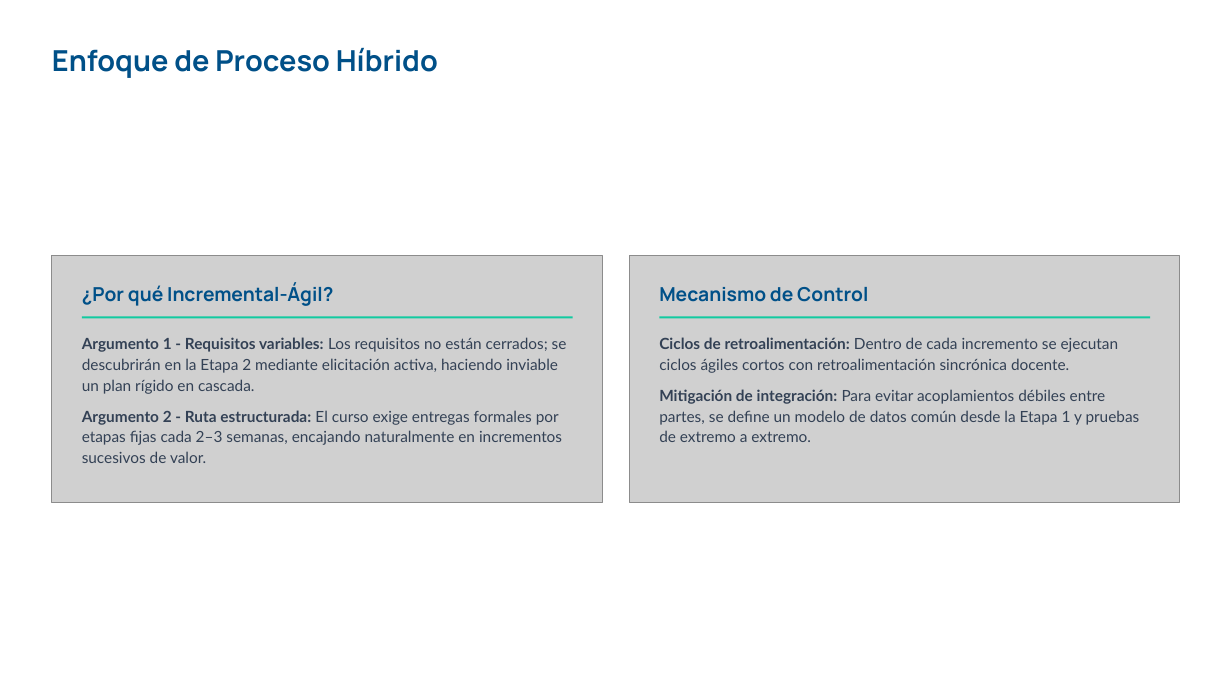
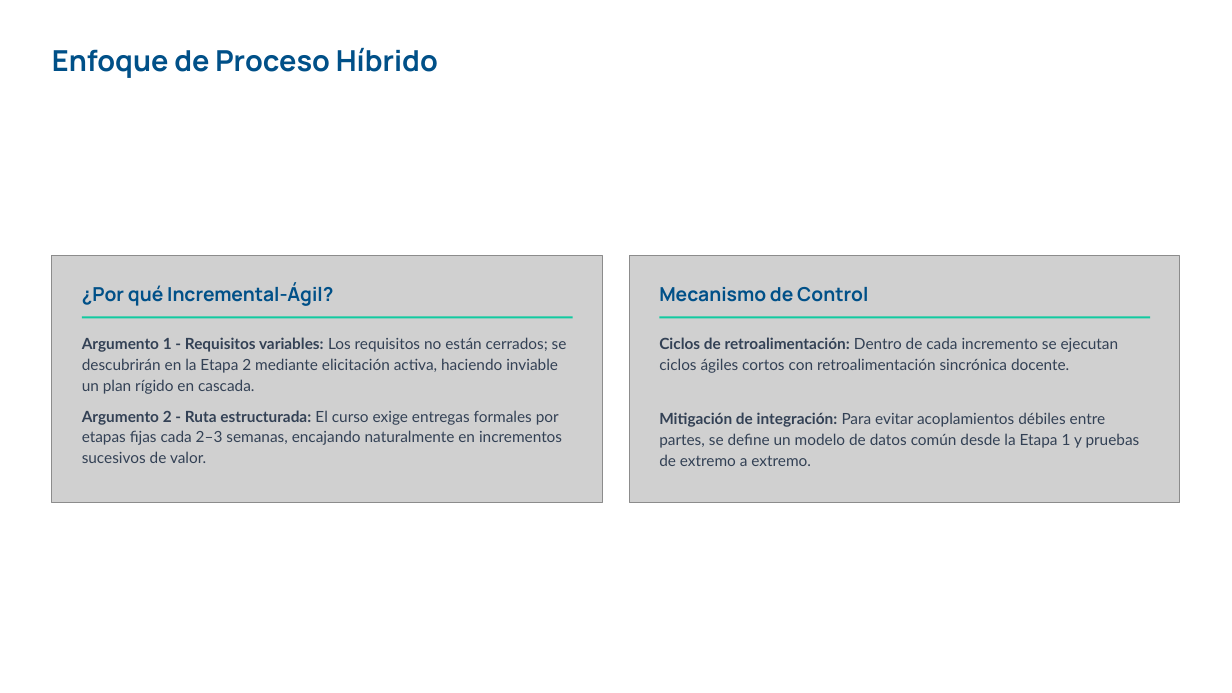
Before and after one commit to Blasterjax/TutorU-Project, a slide deck: slide 7 of 06_Evidencias/Sustentación Seguimiento 1 TutorU.pptx. Drawn at 1232x693 pixels with LibreOffice and Linux fonts; fonts in the diff are those of the drawing; grey boxes stand for pictures; background and template pictures are left out. Boxes give left, top, right and bottom in pixels: in the first picture for what was removed or moved away, otherwise in the second. Text is boxed around its words. In the diff, an @@ line names an element or a change of style, - is before the commit and + after.

```diff
--- a/06_Evidencias/Sustentación Seguimiento 1 TutorU.pptx
+++ b/06_Evidencias/Sustentación Seguimiento 1 TutorU.pptx
@@ text "Mitigación de integración: Para evitar ...": place and size @@
-text "Mitigación de integración: Para evitar ..." at (659,389,1140,442)
+text "Mitigación de integración: Para evitar ..." at (659,412,1140,466)
```
Also in this commit, not shown: 1 other slide changed, 3 other files.
